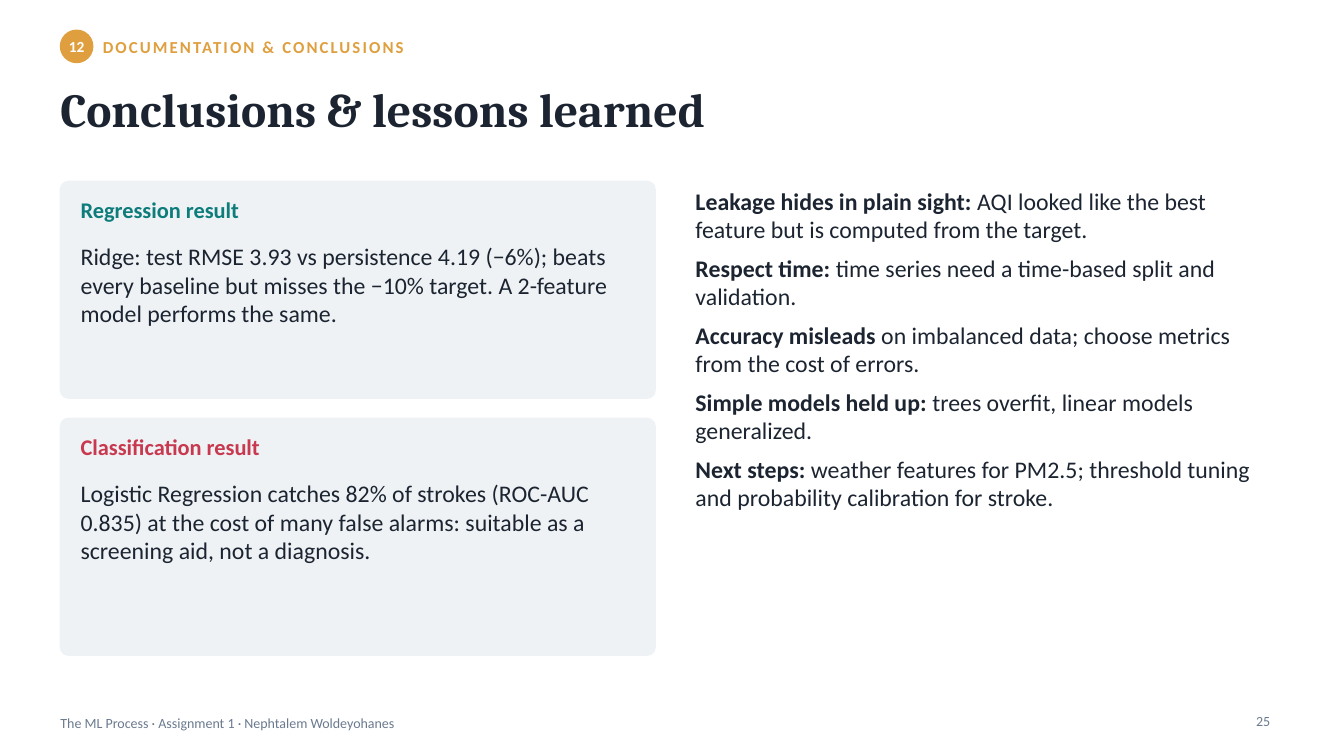
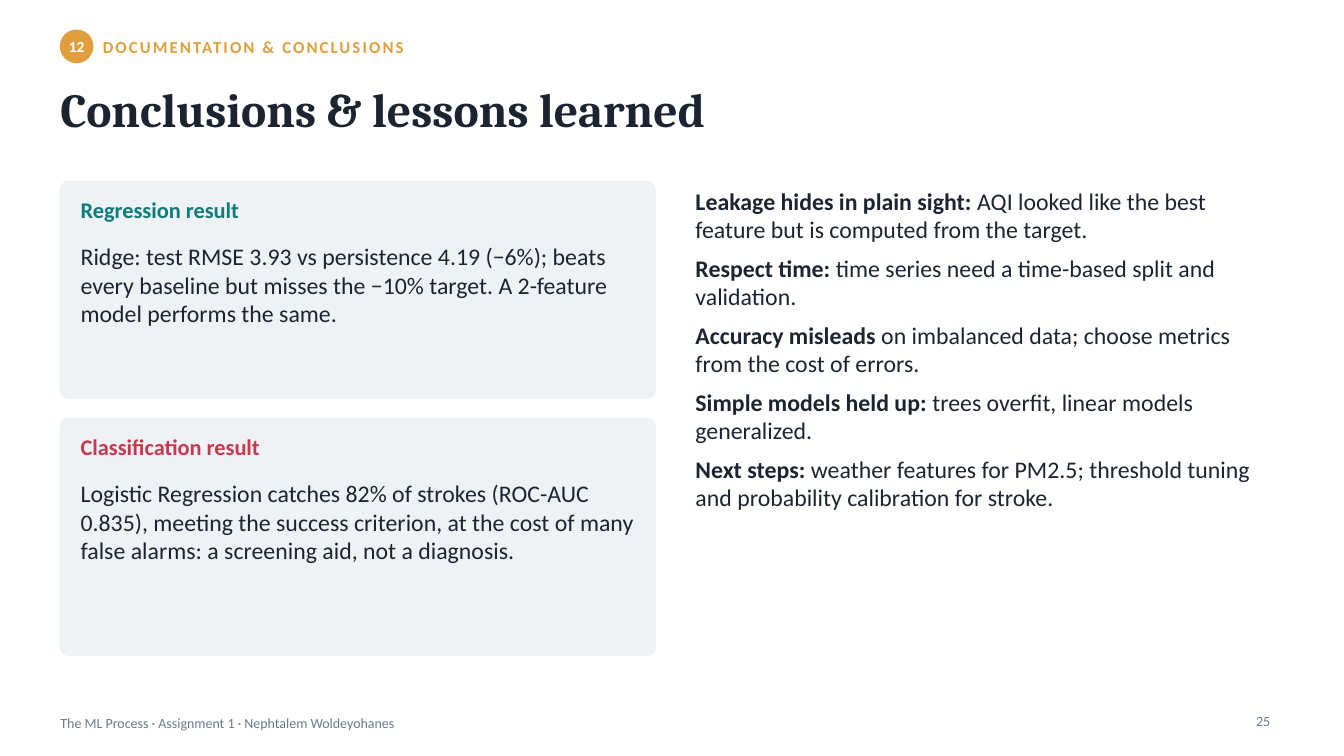
Before and after one commit to nephtalem/ml-assignment-1, a slide deck: slide 25 of report/ML_Assignment1_Presentation.pptx. Drawn at 1344x756 pixels with LibreOffice and Linux fonts; fonts in the diff are those of the drawing. Boxes give left, top, right and bottom in pixels: in the first picture for what was removed or moved away, otherwise in the second. Text is boxed around its words. In the diff, an @@ line names an element or a change of style, - is before the commit and + after.

Commit message:
Add numeric success criterion for classification

```diff
--- a/report/ML_Assignment1_Presentation.pptx
+++ b/report/ML_Assignment1_Presentation.pptx
@@ text at [81,485,633,563]: text changed @@
-Logistic Regression catches 82% of strokes (ROC-AUC 0.835) at the cost of many false alarms: suitable as a screening aid, not a diagnosis.
+Logistic Regression catches 82% of strokes (ROC-AUC 0.835), meeting the success criterion, at the cost of many false alarms: a screening aid, not a diagnosis.
```
Also in this commit, not shown: 2 other slides changed, 1 other file.
